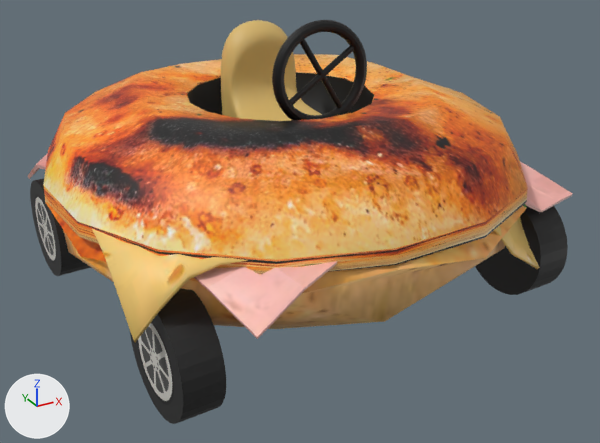
The FBX model Assets/models/carro arepa.fbx: old version first, new version second.
The view is the same before and after, from a camera (50 mm lens) standing at (-3.42, -6.56, 2.45) and looking at (0.01, -0.32, -0.67). The lights are fixed; the arrows at lower left show +X, +Y and +Z. Where no turn or scale is listed for an object, it has been applied to the vertices.

The first picture shows 'Cubo.002'.
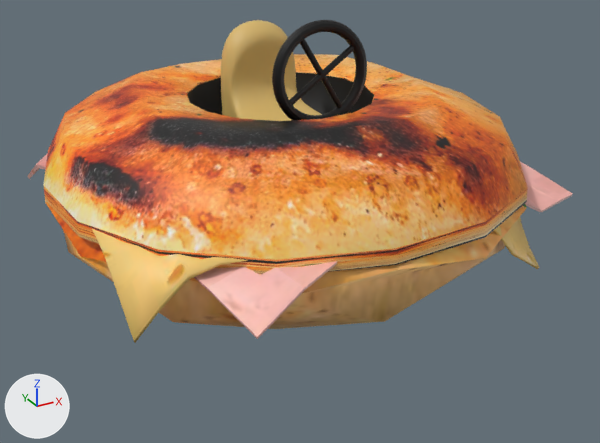
Commit message: carro con ruedas separadas

Pixel boxes [x1, y1, x2, y2] of what changed, in the pictures (600 x 443 px):
'Cubo.002', reshaped (20% shorter): before [28, 20, 573, 424]; after [28, 20, 573, 343]
part 1 of me_cubo_001, deleted (black): before [130, 288, 226, 424]
part 2 of me_cubo_001, deleted (black): before [475, 206, 568, 295]
part 3 of me_cubo_001, deleted: before [30, 179, 91, 276]

The change, as a list of edits to the scene's bpy script:
```text
Change me_cubo_001:
    where me_cubo_001.from_pydata(...)  # 4476 vertices, 4281 faces; spans x -2.17..2.13, y -2.29..2.26, z -1.44..1.25
    used by ob_cubo_002; location = (0.0, 0.0, 0.0)
    me_cubo_001 part 1: the loose piece of 64 vertices spanning x -1.88..-1.48, y -1.96..-0.96, z -1.44..-0.45 is deleted
    me_cubo_001 part 2: the loose piece of 64 vertices spanning x 1.6..1.98, y -1.78..-0.78, z -1.36..-0.37 is deleted
    me_cubo_001 part 3: the loose piece of 64 vertices spanning x -2.02..-1.63, y 0.83..1.82, z -1.44..-0.46 is deleted
    remove me_cubo_001.materials.append(mat_material)  # picture img_ng86_zrvz_141212_jpg
```
